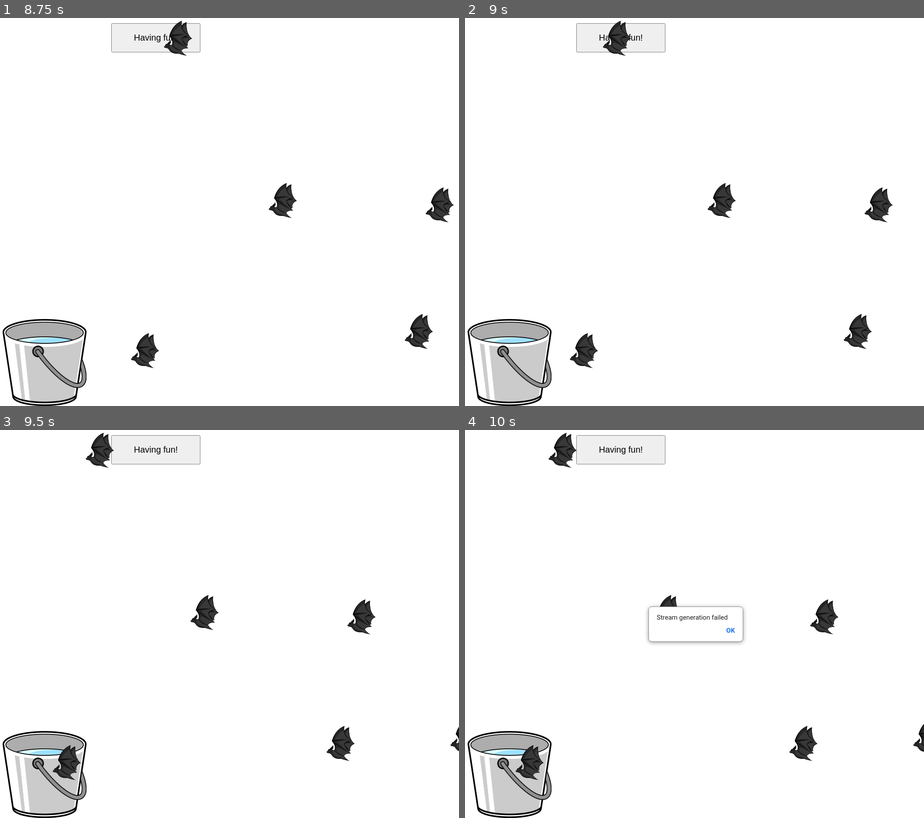
Above: before the commit, frames 1-4 (two rows, left to right).
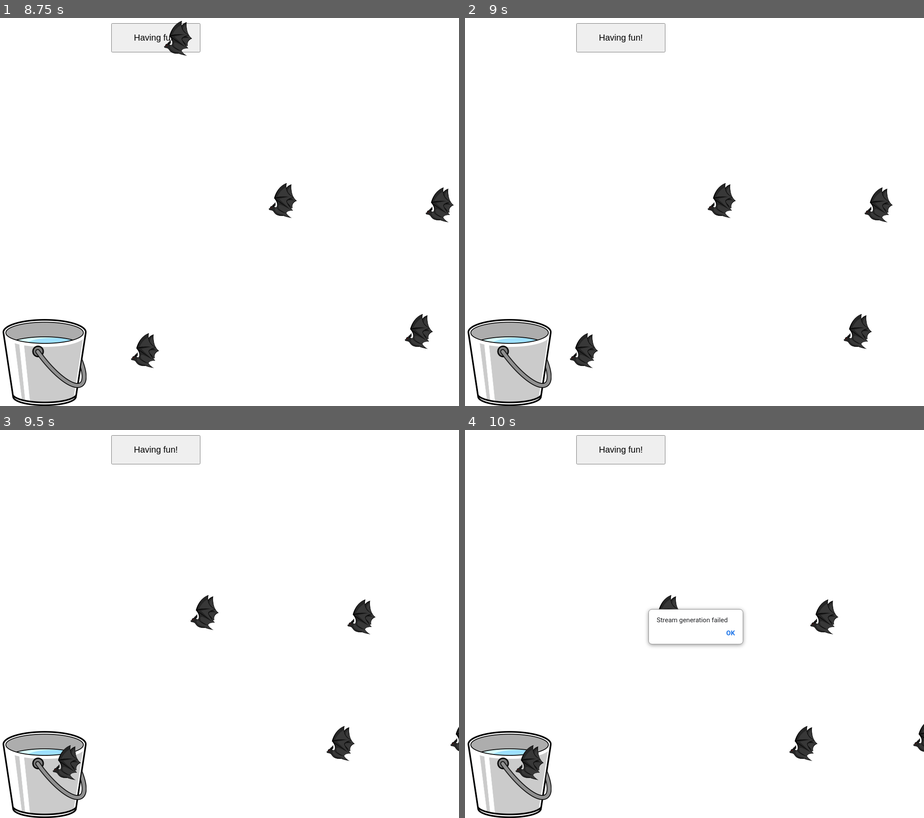
Above: after the commit, the same moments.

Repository: kayleyxu/JS-Dragon-Breathing-Game
Game: browser game, page game.html
The game is run twice, just before and just after one commit, with the same random seed, the same clock (stepped at 60 frames per second) and the same inputs. When the page shows a pop-up message, it is drawn as a white box for half a second while everything else waits; a line starting with > is the answer the replay typed.
Inputs:
- Up to frame 1 (8.75 s): click "Start breathing algorithm !!!" at 0.27 s; hold S 1.03-1.3 s; tap Space every 0.5 s from 1.1 to 8.6 s; hold W 1.35-1.65 s; hold W 1.7-1.93 s; hold S 1.98-2.32 s; click "Having fun!" at 2.02 s; hold S 2.37-2.63 s; hold W 2.68-2.98 s; hold W 3.03-3.27 s; hold S 3.32-3.65 s; hold S 3.7-3.97 s; hold W 4.02-4.32 s; hold W 4.37-4.6 s; click "Having fun!" at 4.52 s; hold S 4.65-4.98 s; hold S 5.03-5.3 s; hold W 5.35-5.65 s; hold W 5.7-5.93 s; hold S 5.98-6.32 s; hold S 6.37-6.63 s; hold W 6.68-6.98 s; click "Having fun!" at 7.02 s; hold W 7.03-7.27 s; hold S 7.32-7.65 s; hold S 7.7-7.97 s; hold W 8.02-8.32 s; hold W 8.37-8.6 s; hold S from 8.65 s (still down)
- Up to frame 2 (9 s): release S at 8.98 s
- Up to frame 3 (9.5 s): hold S 9.03-9.3 s; tap Space at 9.1 s; hold W from 9.35 s (still down)
- Up to frame 4 (10 s): click "Having fun!" at 9.52 s; tap Space at 9.6 s; release W at 9.65 s; hold W 9.7-9.93 s

Frame 1 is identical in both runs. In frame 2, 0.3% of the frame differs, in the area x 30-37%, y 0-10%; in frame 3, 0.3%; in frame 4, 0.9%, in the area x 18-61%, y 0-56%.

Commit message:
Detect bat collision with dragon

Diff:
--- a/js/dragon.js
+++ b/js/dragon.js
@@ -14,6 +14,7 @@
         this.imageElement.style.left = "50px";
         this.imageElement.style.height = "400px";
         this.imageElement.style.top = "360px";
+        this.imageElement.style.width = "357px";
     }
 
     exhaleReset(){
@@ -21,6 +22,7 @@
         this.imageElement.style.left = "50px";
         this.imageElement.style.height = "400px";
         this.imageElement.style.top = "360px";
+        this.imageElement.style.width = "399px";
     }
 
     moveUp() {
--- a/js/fire.js
+++ b/js/fire.js
@@ -41,6 +41,10 @@
             setTimeout(this.resetFire.bind(this), intervalTime);
       }
 
+      isVisible() {
+            return this.imageElement.style.display != "none";
+      }
+
       moveUp() {
             this.imageElement.style.top = this.dragon.imageElement.style.top;
       }
--- a/js/game.js
+++ b/js/game.js
@@ -90,7 +90,7 @@
 
 
     animate() {
-        console.log("Game: animate")
+        // console.log("Game: animate")
         // update dragon state, breathing in, breathing out
         // update fire size
         //      if breathing out, increase firesize
@@ -115,6 +115,23 @@
             this.animationId = requestAnimationFrame(this.animate.bind(this));
         }
     }
+
+    checkImageOverlap(imageElement1, imageElement2) {
+        if (
+            parseInt(imageElement1.style.left) <= parseInt(imageElement2.style.left) + parseInt(imageElement2.style.width) &&
+            parseInt(imageElement1.style.left) + parseInt(imageElement1.style.width) >= parseInt(imageElement2.style.left) &&
+            parseInt(imageElement1.style.top) <= parseInt(imageElement2.style.top) + parseInt(imageElement2.style.height) &&
+            parseInt(imageElement1.style.top) + parseInt(imageElement1.style.height) >= parseInt(imageElement2.style.top)
+        ) {
+            console.log("bat collide with fire");
+            return true;
+        }
+        else {
+            // console.log("bat NOT collide with fire");
+            return false;
+        }
+    }
+
 
     // return true if bat collides with fire
     checkFireAndBatCollision(fire, bat) {
@@ -130,7 +147,7 @@
         console.log("bat width: ", bat.element.style.width);
         console.log("bat height: ", bat.element.style.height);
         */
-
+        /*
         if (
             parseInt(bat.imageElement.style.left) <= parseInt(fire.imageElement.style.left) + parseInt(fire.fireWidth) &&
             parseInt(bat.imageElement.style.left) + parseInt(bat.imageElement.style.width) >= parseInt(fire.imageElement.style.left) &&
@@ -144,14 +161,38 @@
             // console.log("bat NOT collide with fire");
             return false;
         }
+        */
+
+        return this.checkImageOverlap(bat.imageElement, fire.imageElement);
     }
 
     checkForCollision() {
-        for (let i = 0; i < this.flyingBats.length; i++) {
+        for (let i = this.flyingBats.length - 1; i >= 0; i--) {
             let bat = this.flyingBats[i];
-            if (this.checkFireAndBatCollision(this.fire, bat)) {
+
+            if (this.fire.isVisible() && this.checkFireAndBatCollision(this.fire, bat)) {
                 bat.imageElement.style.display = "none";
                 console.log("bat dead, style.display: ", bat.imageElement.style.display);
+
+                // remove this bat from the flying ones
+                this.flyingBats.splice(i, 1);
+                // add this bat to the burning ones
+                this.burningBats.push(bat);
+            }
+        }
+
+        // check collision with dragaon
+        for (let i = this.flyingBats.length - 1; i >= 0; i--) {
+            let bat = this.flyingBats[i];
+
+            if (this.checkImageOverlap(bat.imageElement, this.dragon.imageElement)) {
+                bat.imageElement.style.display = "none";
+                console.log("bat collide with dragon!!!!!!!, style.display: ", bat.imageElement.style.display);
+
+                // remove this bat from the flying ones
+                this.flyingBats.splice(i, 1);
+                // add this bat to the burning ones
+                this.burningBats.push(bat);
             }
         }
     }
@@ -183,7 +224,7 @@
     console.log("clicked, start game")
 
     // start the game
-    currentGame.start()
+    currentGame.start();
 
 }
 
